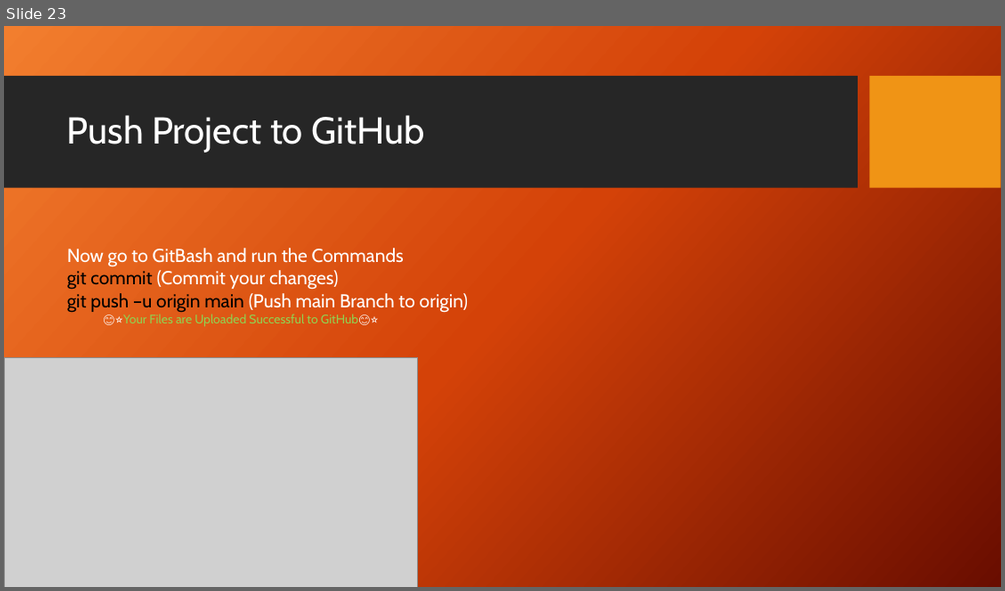
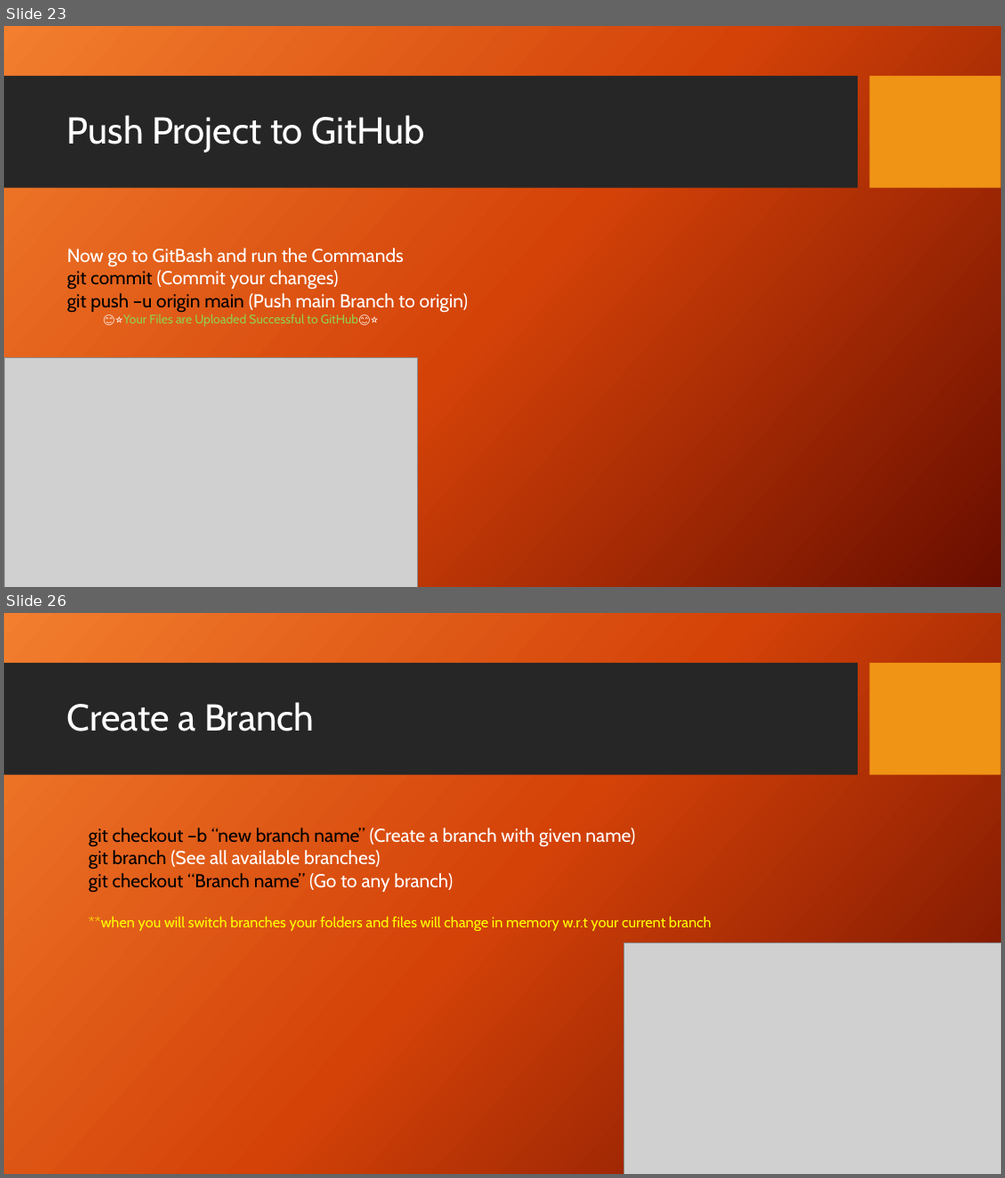
Before and after one commit to pranoy1171999study/Git-GitHubPresentation, a slide deck: GitPresent.pptx. Shown one above the other, each under a label of ours: slide 23 before the commit, slides 23 and 26 after it; the slides between them are not shown. The pictures are 1005x591 and 1005x1178 pixels, drawn with LibreOffice and Linux fonts; fonts in the diff are those of the drawing; grey boxes stand for pictures; background and template pictures are left out. Boxes give left, top, right and bottom in pixels: in the first picture for what was removed or moved away, otherwise in the second. Text is boxed around its words. In the diff, an @@ line names an element or a change of style, - is before the commit and + after.

```diff
--- a/GitPresent.pptx
+++ b/GitPresent.pptx
@@ slide 26 added at box(4, 613, 1001, 1174), background picture (left out); not listed: 2 template elements that a slide beside it also shows @@
@@ title added at box(67, 702, 314, 731), 36 pt, text #FFFFFF @@
+Create a Branch
@@ text added at box(89, 827, 712, 931), 18 pt, text #FFFF00 @@
+git checkout –b “new branch name” (Create a branch with given name)
+git branch (See all available branches)
+git checkout “Branch name” (Go to any branch)
+**when you will switch branches your folders and files will change in memory w.r.t your current branch
@@ picture added at box(624, 943, 1001, 1174) @@
```
Also in this commit, not shown: 1 slide changed, 2 other slides added.
